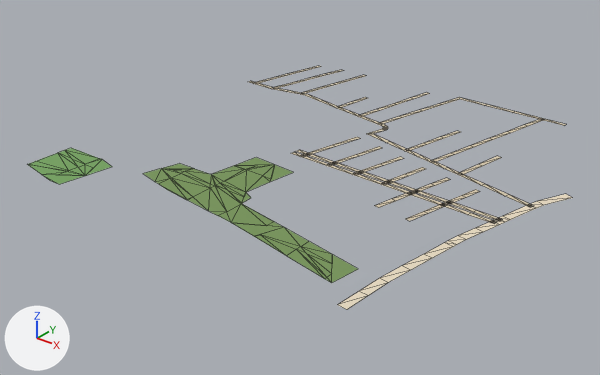
What one commit did to the glTF model public/assets/bengaluru-region-v1/tiles/t44_-9-l1.glb.
Camera for both pictures: a camera (50 mm lens) standing at (22761.0, -4959.0, 380.0) and looking at (22227.0, -4291.0, -34.0). Arrows for +X, +Y and +Z are at lower left; the lights stay in place. The first picture is the older version. Mesh edges are drawn as thin lines.

Script lines for the objects in view, before the commit:
```python
me_ground = bpy.data.meshes.new('ground')
me_ground.from_pydata(...)  # 358 vertices, 348 faces; spans x 0.0..505.0, y 0.0..502.0, z 1.0
me_ground.materials.append(mat_ground)
# before: 242 (348.0, 493.0, 1.0) at pixel (512, 112), 243 (348.0, 499.0, 1.0) at pixel (514, 111), 244 (308.0, 494.0, 1.0) at pixel (484, 105), 245 (308.0, 500.0, 1.0) at pixel (487, 104), 246 (271.0, 496.0, 1.0) at pixel (459, 99)
# before: 247 (266.0, 502.0, 1.0) at pixel (459, 97), 249 (258.0, 463.0, 1.0) at pixel (438, 103)
# before: 272 (118.0, 499.0, 1.0) at pixel (366, 75), 273 (112.0, 501.0, 1.0) at pixel (363, 74), 274 (112.0, 470.0, 1.0) at pixel (351, 80), 275 (106.0, 471.0, 1.0) at pixel (348, 79), 282 (78.0, 499.0, 1.0) at pixel (344, 70)
# before: 283 (72.0, 501.0, 1.0) at pixel (341, 69), 284 (71.0, 468.0, 1.0) at pixel (327, 74), 285 (65.0, 469.0, 1.0) at pixel (324, 73)
ob_ground = bpy.data.objects.new('ground', me_ground)
ob_ground.location = (22000.0, -4500.0, 0.0)
```
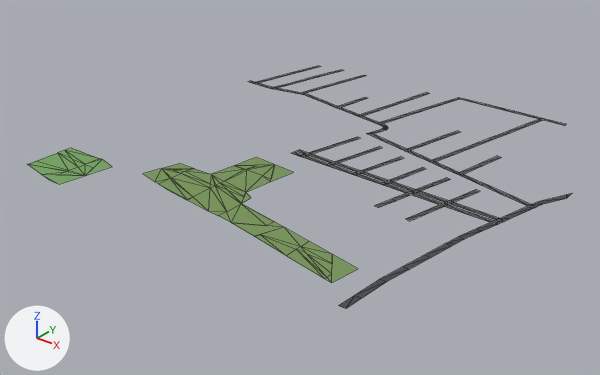
Boxes [x1, y1, x2, y2] around the edits, measured in the pictures (600 x 375 px; the box of a moved part takes in the faces that stretch with it):
'ground', reshaped: before [28, 66, 572, 310]; after [28, 66, 572, 309]
part 1 of me_ground, rebuilt: before [338, 194, 572, 310]; after [339, 193, 572, 309]
part 2 of me_ground, moved or reshaped: before [443, 97, 514, 113]; after [443, 98, 514, 113]
part 3 of me_ground, moved or reshaped: before [326, 70, 365, 80]; after [326, 70, 366, 80]
part 4 of me_ground, recoloured: [249, 66, 566, 224] in both

The change in detail:
me_ground is used by ob_ground; location (22000.0, -4500.0, 0.0).
Verts and faces of me_ground; kept vertices keep their numbers, new ones are numbered from 358.
me_ground had 358 vertices, 348 faces and spanned x 0.0..505.0, y 0.0..502.0, z 1.0.
me_ground now has 364 vertices, 354 faces and spans x 0.0..500.0, y 0.0..500.0, z 1.0.
me_ground part 1: the loose piece of 30 vertices spanning x 432.0..505.0, y 0.0..310.0, z 1.0 is rebuilt with 32 vertices and now spans x 434.0..500.0, y 0.0..316.0, z 1.0.
Part 2, on me_ground:
Vertices deleted: 247 (with the faces that use them).
Faces deleted: (242, 243, 245).
New vertex 358 is at (324.0, 500.0, 1.0), pixel (498, 107).
New vertex 359 is at (267.0, 500.0, 1.0), pixel (459, 97).
New vertex 360 is at (266.0, 500.0, 1.0), pixel (458, 97).
New faces: (242, 243, 358), (242, 358, 245), (244, 245, 359), (244, 359, 246), (246, 359, 360), (246, 360, 249).
Part 3, on me_ground:
Vertices deleted: 272, 273, 282, 283 (with the faces that use them).
New vertex 361 is at (118.0, 500.0, 1.0), pixel (366, 75).
New vertex 362 is at (116.0, 500.0, 1.0), pixel (366, 75).
New vertex 363 is at (112.0, 500.0, 1.0), pixel (363, 75).
New vertex 364 is at (78.0, 500.0, 1.0), pixel (344, 70).
New vertex 365 is at (76.0, 500.0, 1.0), pixel (343, 70).
New vertex 366 is at (72.0, 500.0, 1.0), pixel (341, 69).
New faces: (361, 362, 363), (275, 361, 363), (274, 361, 275), (364, 365, 366), (285, 364, 366), (284, 364, 285).
me_ground part 4: 196 kept faces spanning x 2.0..481.0, y 159.0..500.0, z 1.0 get new vertex colours; the middle colour goes from beige #d7c9ae to dark grey #535556.
Other edits to the shape of me_ground do not show in these pictures.
